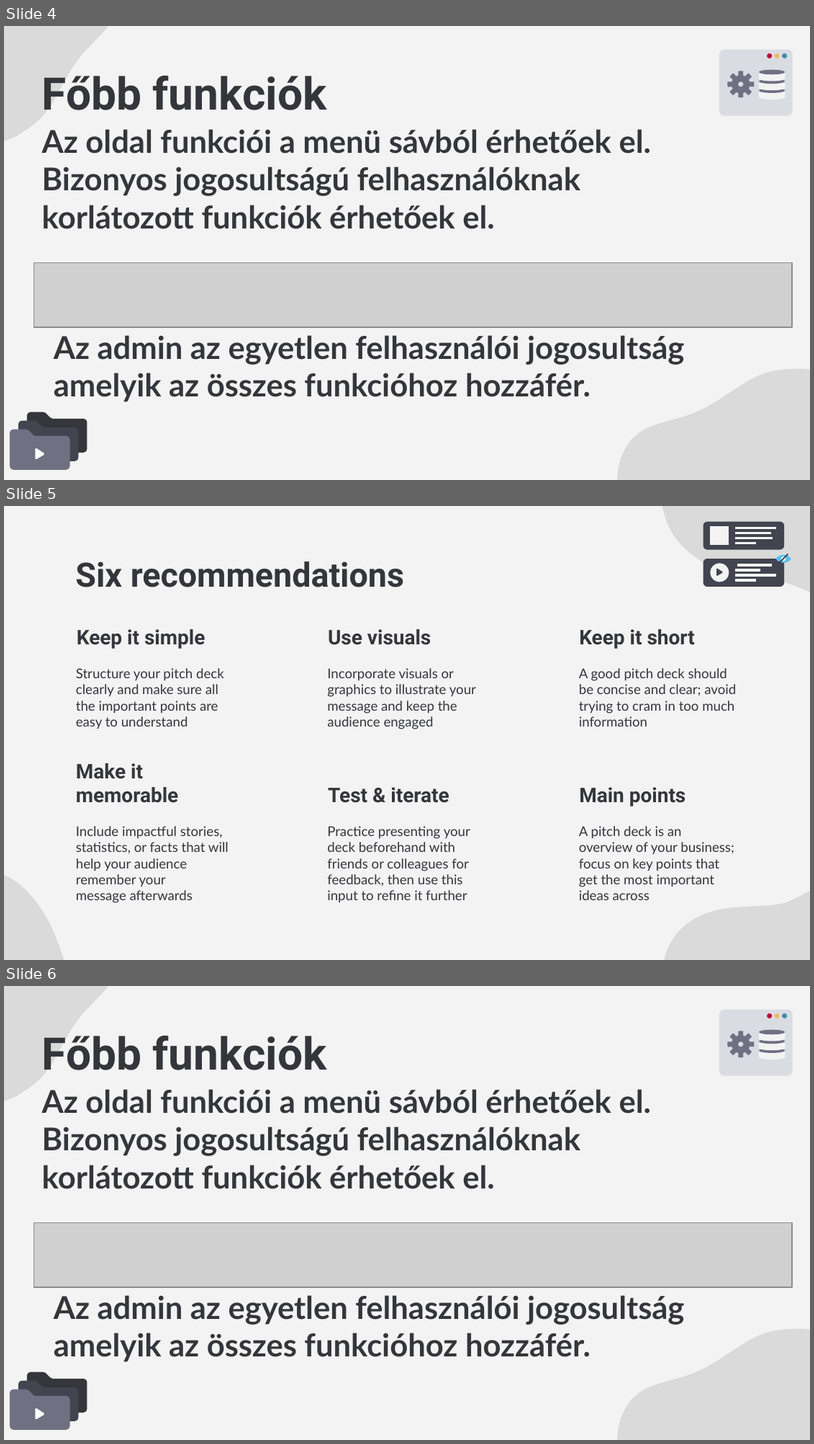
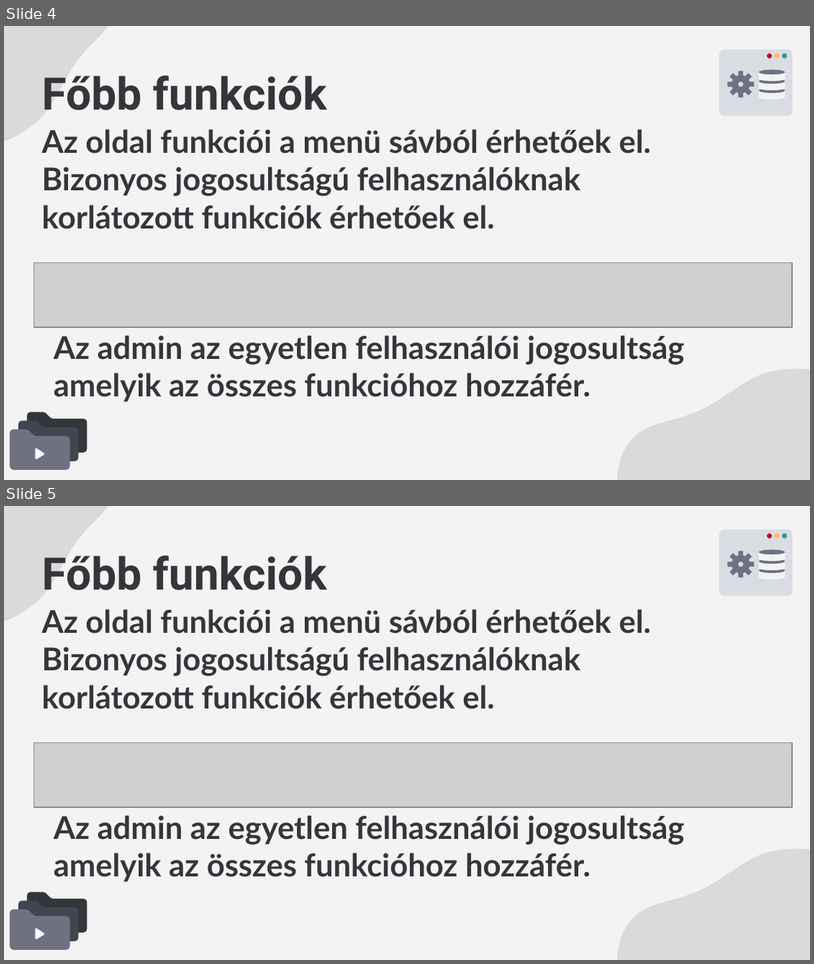
Before and after one commit to KBalint-Prof/doknet, a slide deck: DOCUMENTS/DOKNet_PPT.pptx. Shown one above the other, each under a label of ours: slides 4, 5 and 6 before the commit, slides 4 and 5 after it. The pictures are 814x1444 and 814x964 pixels, drawn with LibreOffice and Linux fonts; fonts in the diff are those of the drawing; grey boxes stand for pictures. Boxes give left, top, right and bottom in pixels: in the first picture for what was removed or moved away, otherwise in the second. Text is boxed around its words. In the diff, an @@ line names an element or a change of style, - is before the commit and + after.

Commit message:
PPT

```diff
--- a/DOCUMENTS/DOKNet_PPT.pptx
+++ b/DOCUMENTS/DOKNet_PPT.pptx
@@ slide 5 removed at [4, 506, 810, 960], background #F3F3F3 @@
@@ freeform shape removed at [638, 506, 810, 613] @@
@@ title removed at [75, 561, 404, 587] @@
-Six recommendations
@@ group removed at [703, 521, 792, 587]: 16 freeform shapes @@
@@ subtitle removed at [77, 629, 205, 649] @@
-Keep it simple
@@ subtitle removed at [328, 629, 431, 645] @@
-Use visuals
@@ subtitle removed at [579, 629, 695, 649] @@
-Keep it short
@@ subtitle removed at [76, 668, 224, 728] @@
-Structure your pitch deck clearly and make sure all the important points are easy to understand
@@ subtitle removed at [327, 668, 476, 729] @@
-Incorporate visuals or graphics to illustrate your message and keep the audience engaged
@@ subtitle removed at [579, 668, 736, 726] @@
-A good pitch deck should be concise and clear; avoid trying to cram in too much information
@@ subtitle removed at [76, 763, 178, 803] @@
-Make it memorable
@@ subtitle removed at [328, 787, 449, 803] @@
-Test & iterate
@@ subtitle removed at [579, 787, 687, 806] @@
-Main points
@@ freeform shape removed at [617, 803, 810, 960] @@
@@ subtitle removed at [76, 826, 229, 903] @@
-Include impactful stories, statistics, or facts that will help your audience remember your
-message afterwards
@@ subtitle removed at [327, 826, 471, 902] @@
-Practice presenting your deck beforehand with friends or colleagues for feedback, then use this input to refine it further
@@ subtitle removed at [579, 826, 735, 900] @@
-A pitch deck is an overview of your business; focus on key points that get the most important ideas across
@@ freeform shape removed at [4, 851, 101, 960] @@
@@ what was slide 6 is now slide 5 @@
```
Also in this commit, not shown: 1 slide changed.
